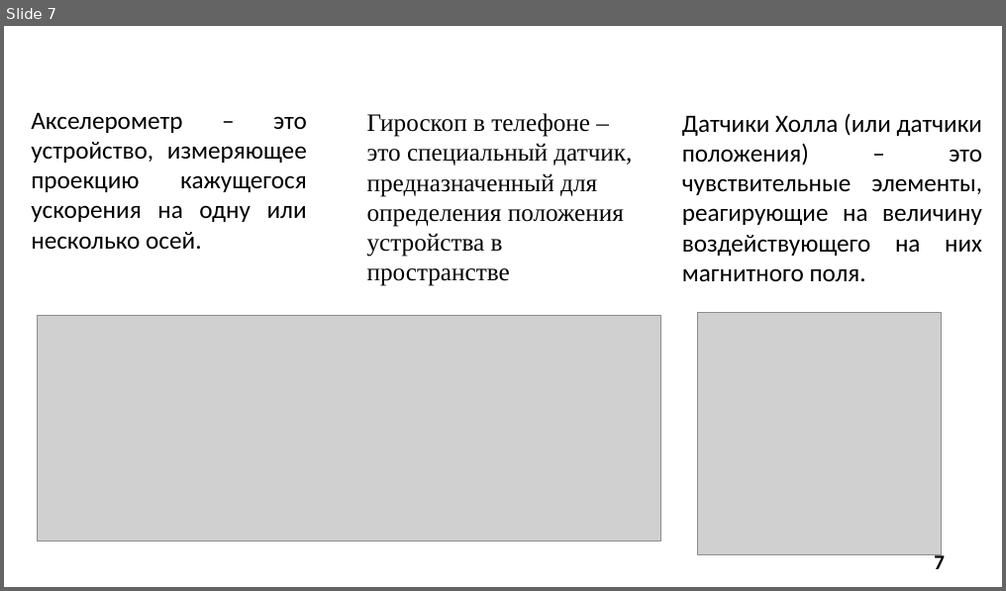
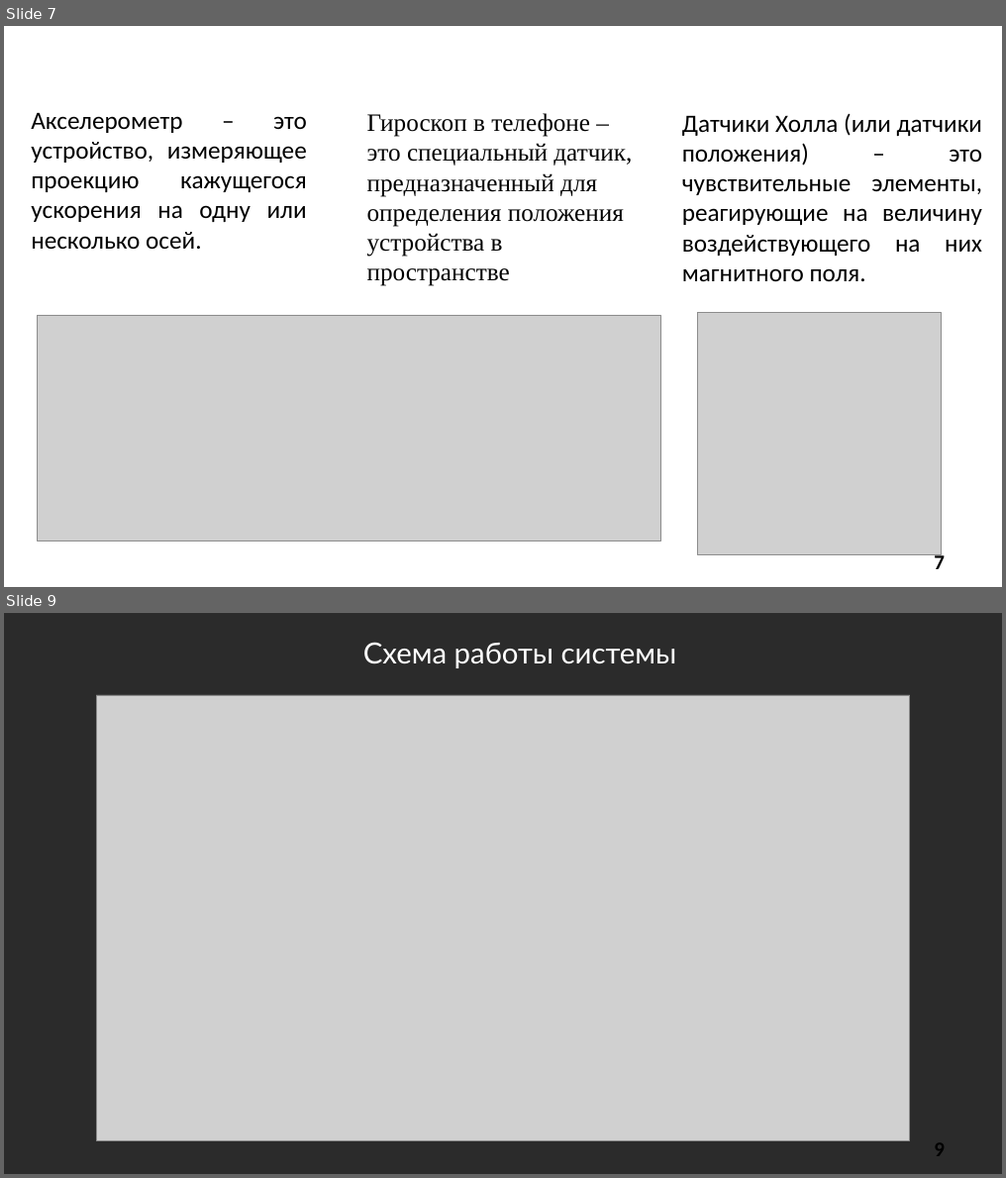
Before and after one commit to SonicRun/DiplomMaga, a slide deck: Mavlyutov_V_D презентация.pptx. Shown one above the other, each under a label of ours: slide 7 before the commit, slides 7 and 9 after it; the slides between them are not shown. The pictures are 1006x591 and 1006x1178 pixels, drawn with LibreOffice and Linux fonts; fonts in the diff are those of the drawing; grey boxes stand for pictures; background and template pictures are left out; a plain dark background stands for a picture behind light text. Boxes give left, top, right and bottom in pixels: in the first picture for what was removed or moved away, otherwise in the second. Text is boxed around its words. In the diff, an @@ line names an element or a change of style, - is before the commit and + after.

```diff
--- a/Mavlyutov_V_D презентация.pptx
+++ b/Mavlyutov_V_D презентация.pptx
@@ slide 9 added at [4,613,1002,1174], background picture (left out) @@
@@ text added at [363,642,677,668], 28 pt, text #FFFFFF @@
+Схема работы системы
@@ picture added at [96,695,910,1142] @@
@@ page number added at [934,1144,944,1157], 20 pt, text #000000, bold @@
+9
```
Also in this commit, not shown: 1 other slide added.
